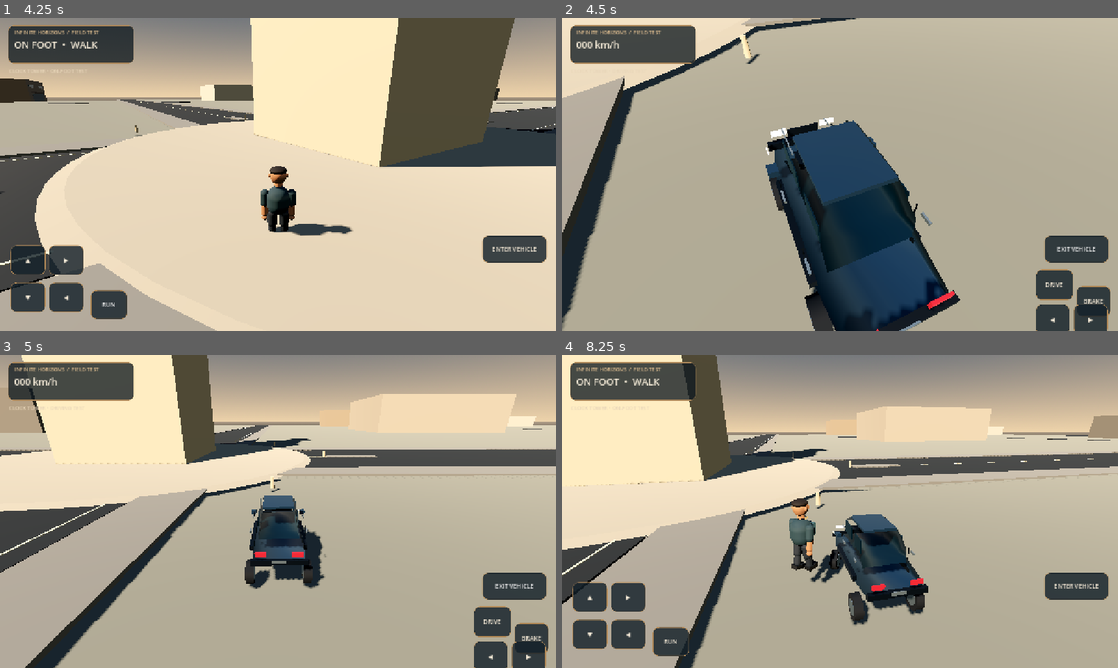
Above: before the commit, frames 1-4 (two rows, left to right).
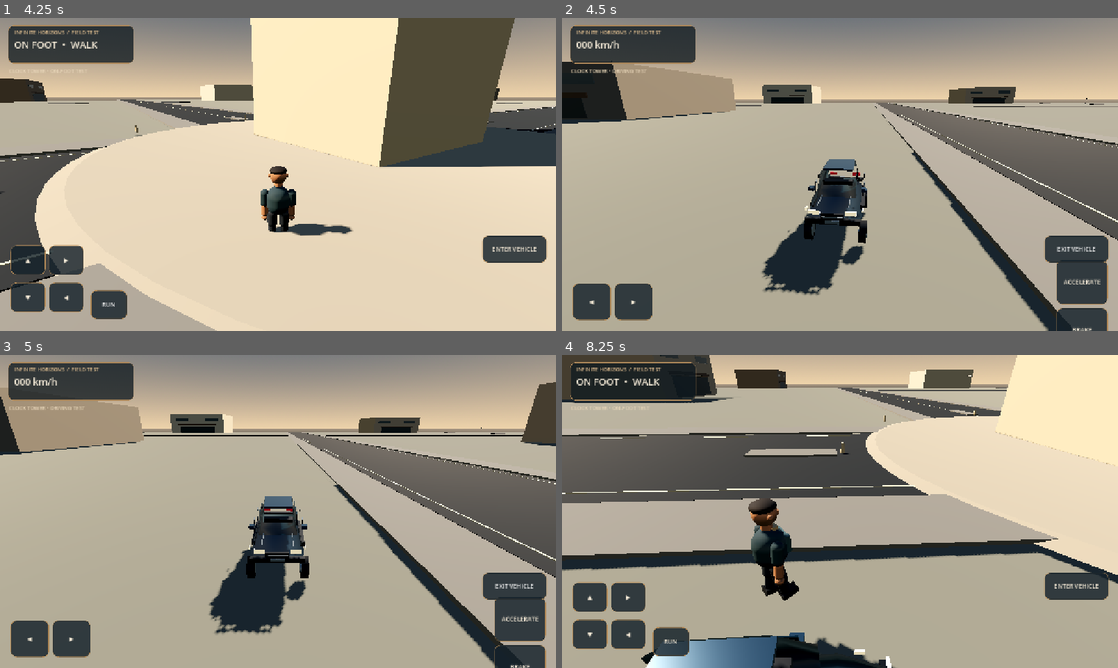
Above: after the commit, the same moments.

Repository: strideproject77-lgtm/Hill-Climb
Game: Godot game, scene res://scenes/main.tscn
Same seed, same stepped clock (60 frames per second), same inputs: the game is played once before the commit and once after it.
Inputs (mouse positions are in pixels of both pictures, inside the frame that each line leads up to):
- Up to frame 1 (4.25 s): click "▲" at 0.5 s; click "▼" at 1.25 s; click "◀" at 2 s; click "▶" at 2.75 s; click "RUN" at 3.5 s
- Up to frame 2 (4.5 s): click "ENTER VEHICLE" at 4.25 s
- Up to frame 3 (5 s): no input
- Up to frame 4 (8.25 s): click "DRIVE" (after the commit: "ACCELERATE") at 5 s; click "BRAKE" at 5.75 s; click "◀" at 6.5 s; click "▶" at 7.25 s; tap Enter at 8 s; move the mouse to (962, 495) at 8.02 s; hold Right from 8.03 s (still down); tap E at 8.1 s; click (962, 495) at 8.17 s

Frame 1 is identical in both runs. In frame 2, 48% of the frame differs, in the area x 0-100%, y 0-100%; in frame 3, 45%; in frame 4, 59%.

Commit message:
Fix chase camera and multi-touch driving controls

Diff:
--- a/game/scripts/open_world.gd
+++ b/game/scripts/open_world.gd
@@ -12,7 +12,7 @@
 var control_buttons: Dictionary = {}
 var driving := false
 var hud_root: Control
-var camera_distance := 6.8
+var camera_distance := 7.8
 var held_controls: Dictionary = {}
 
 func _ready() -> void:
@@ -97,7 +97,7 @@
 	follow_camera.look_at(target + forward * 1.8, Vector3.UP)
 
 func _update_vehicle_camera(delta: float) -> void:
-	var behind := -vehicle.global_transform.basis.z.normalized()
+	var behind := vehicle.global_transform.basis.z.normalized()
 	var target := vehicle.global_position + behind * 8.6 + Vector3.UP * 4.0
 	follow_camera.global_position = follow_camera.global_position.lerp(target, 1.0 - exp(-delta * 4.6))
 	follow_camera.look_at(vehicle.global_position + Vector3.UP * 1.0 + vehicle.linear_velocity * 0.055, Vector3.UP)
@@ -146,10 +146,10 @@
 	_add_button("MOVE LEFT","◀",Vector2(112,-112),Vector2(192,-44),false,"left")
 	_add_button("MOVE RIGHT","▶",Vector2(112,-198),Vector2(192,-130),false,"right")
 	_add_button("SPRINT","RUN",Vector2(208,-94),Vector2(292,-28),false,"sprint")
-	_add_button("VEHICLE GAS","DRIVE",Vector2(-190,-142),Vector2(-104,-72),true,"throttle")
-	_add_button("VEHICLE BRAKE","BRAKE",Vector2(-96,-104),Vector2(-18,-34),true,"brake")
-	_add_button("VEHICLE LEFT","◀",Vector2(-190,-62),Vector2(-112,8),true,"car_left")
-	_add_button("VEHICLE RIGHT","▶",Vector2(-102,-62),Vector2(-24,8),true,"car_right")
+	_add_button("VEHICLE GAS","ACCELERATE",Vector2(-142,-164),Vector2(-24,-62),true,"throttle")
+	_add_button("VEHICLE BRAKE","BRAKE",Vector2(-142,-54),Vector2(-24,48),true,"brake")
+	_add_button("VEHICLE LEFT","◀",Vector2(24,-110),Vector2(112,-26),false,"car_left")
+	_add_button("VEHICLE RIGHT","▶",Vector2(120,-110),Vector2(208,-26),false,"car_right")
 	_add_button("ENTER OR EXIT","ENTER CAR",Vector2(-170,-220),Vector2(-22,-158),true,"interact")
 
 func _add_button(accessible_name: String, caption: String, top_left: Vector2, bottom_right: Vector2, right_side: bool, control_name: String) -> void:
@@ -193,10 +193,8 @@
 	match name:
 		"forward","back","left","right","sprint":
 			_update_player_input()
-		"throttle": vehicle.set_drive_controls(1.0,vehicle.brake_input,vehicle.steer_input)
-		"brake": vehicle.set_drive_controls(vehicle.throttle_input,1.0,vehicle.steer_input)
-		"car_left": vehicle.set_drive_controls(vehicle.throttle_input,vehicle.brake_input,-1.0)
-		"car_right": vehicle.set_drive_controls(vehicle.throttle_input,vehicle.brake_input,1.0)
+		"throttle","brake": _update_vehicle_input()
+		"car_left","car_right": _update_vehicle_input()
 		"interact": _toggle_vehicle()
 
 func _on_button_up(name: String) -> void:
@@ -204,9 +202,14 @@
 	match name:
 		"forward","back","left","right","sprint":
 			_update_player_input()
-		"throttle": vehicle.set_drive_controls(0.0,vehicle.brake_input,vehicle.steer_input)
-		"brake": vehicle.set_drive_controls(vehicle.throttle_input,0.0,vehicle.steer_input)
-		"car_left","car_right": vehicle.set_drive_controls(vehicle.throttle_input,vehicle.brake_input,0.0)
+		"throttle","brake": _update_vehicle_input()
+		"car_left","car_right": _update_vehicle_input()
+
+func _update_vehicle_input() -> void:
+	var steer := float(bool(held_controls.get("car_right",false))) - float(bool(held_controls.get("car_left",false)))
+	var throttle := 1.0 if bool(held_controls.get("throttle",false)) else 0.0
+	var braking := 1.0 if bool(held_controls.get("brake",false)) else 0.0
+	vehicle.set_drive_controls(throttle,braking,steer)
 
 func _update_player_input() -> void:
 	var x := float(bool(held_controls.get("right",false))) - float(bool(held_controls.get("left",false)))
